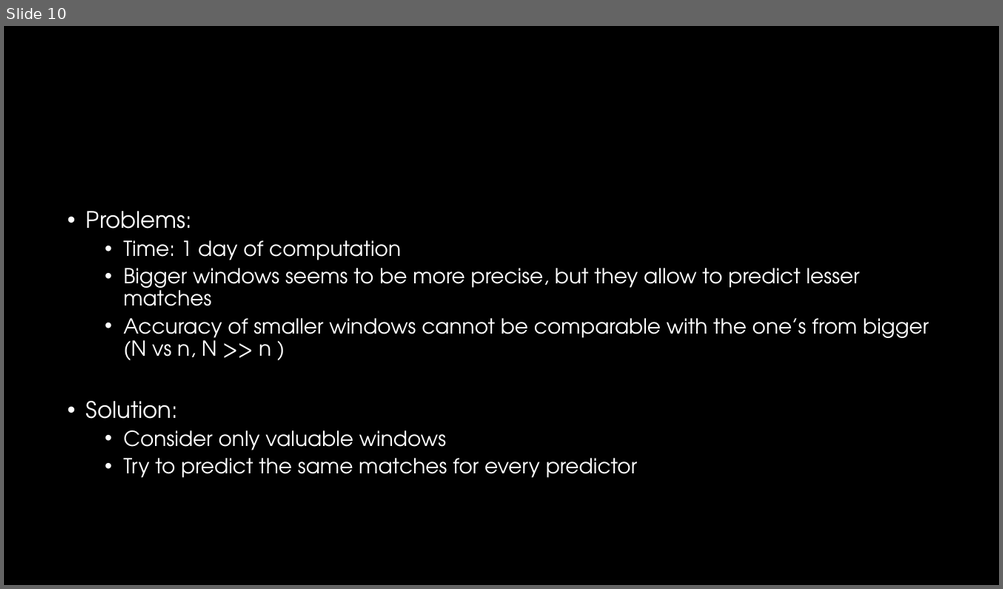
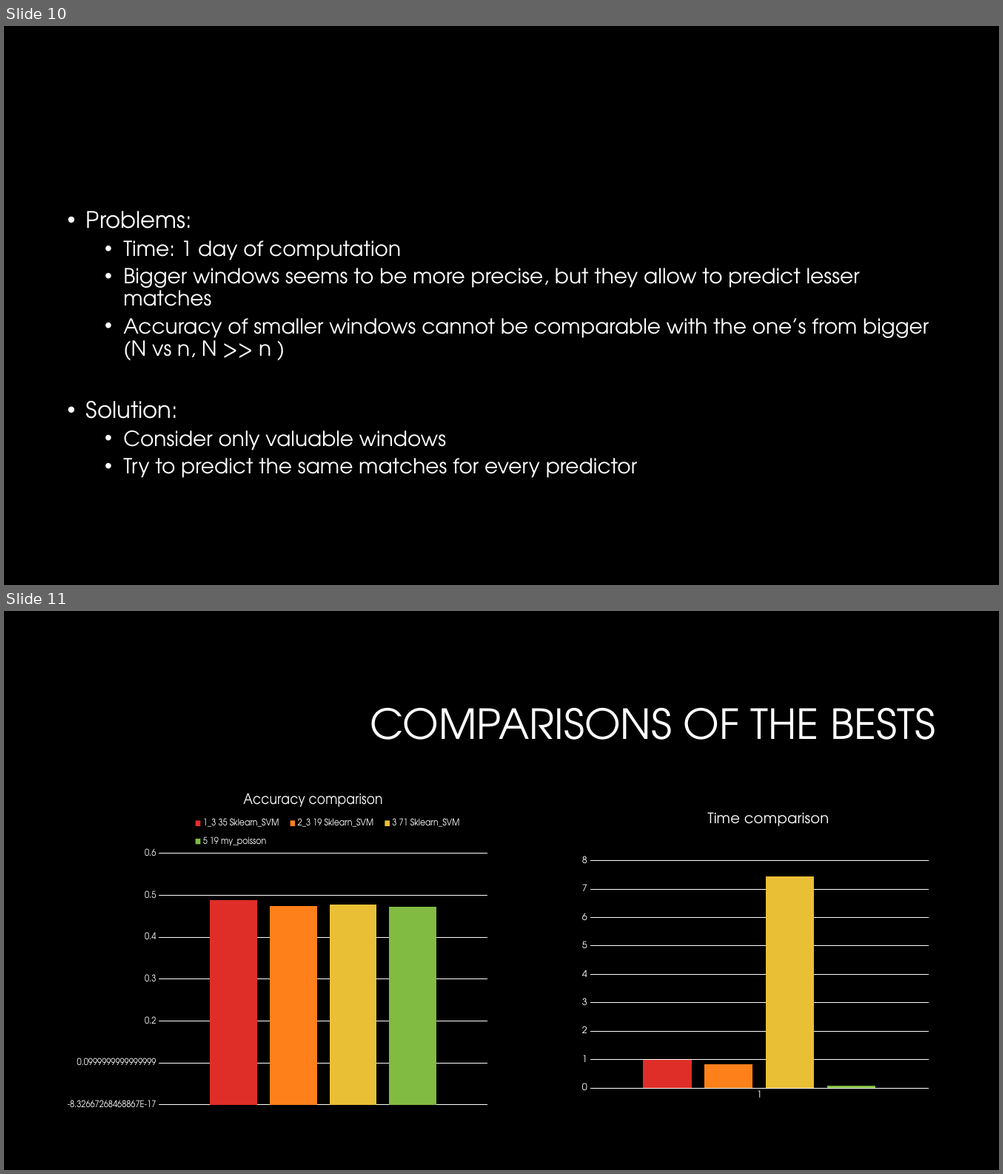
Before and after one commit to P1Analytics/DataMining-Football-Match-Prediction, a slide deck: TODO/spa_presentation.pptx. Shown one above the other, each under a label of ours: slide 10 before the commit, slides 10 and 11 after it. The pictures are 1003x589 and 1003x1174 pixels, drawn with LibreOffice and Linux fonts; fonts in the diff are those of the drawing; background and template pictures are left out. Boxes give left, top, right and bottom in pixels: in the first picture for what was removed or moved away, otherwise in the second. Text is boxed around its words. In the diff, an @@ line names an element or a change of style, - is before the commit and + after.

```diff
--- a/TODO/spa_presentation.pptx
+++ b/TODO/spa_presentation.pptx
@@ slide 11 added at bbox=[4, 611, 999, 1170], background #000000 @@
@@ title added at bbox=[370, 708, 935, 740], 40 pt, text #FFFFFF @@
+COMPARISONS OF THE BESTS
@@ column chart added at bbox=[68, 779, 504, 1139] @@
+title "Accuracy comparison "
+categories: 1
+1_335Sklearn_SVM: 0.49
+2_319Sklearn_SVM: 0.47
+371Sklearn_SVM: 0.48
+519my_poisson: 0.47
@@ column chart added at bbox=[569, 779, 942, 1128] @@
+title "Time comparison "
+categories: 1
+Series 1: 1
+Series 2: 0.8
+Series 3: 7.4
+Series 4: 0.1
```
Also in this commit, not shown: 5 other files.
